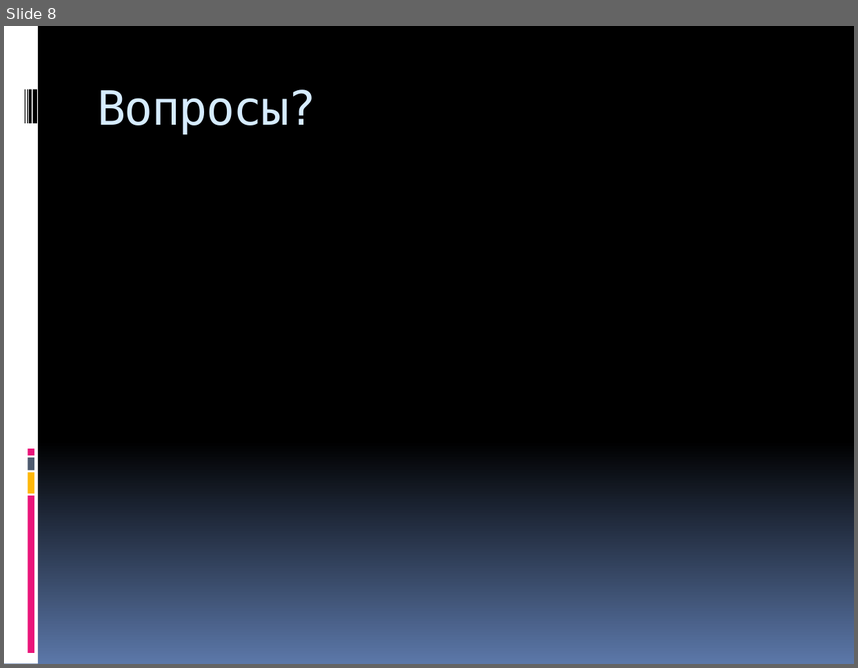
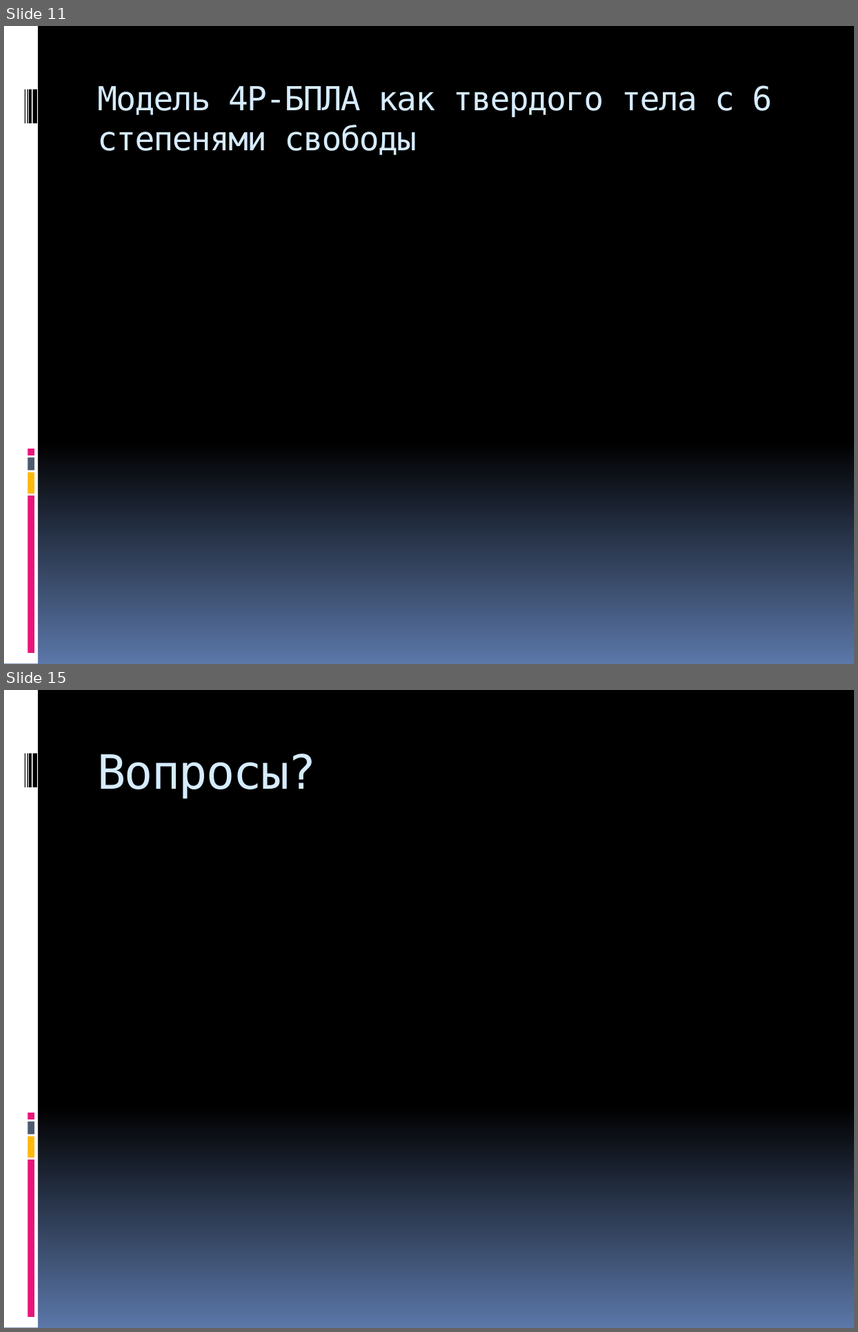
Before and after one commit to Jacobi20/quadro-xds, a slide deck: Docs/Medias2012.pptx. Shown one above the other, each under a label of ours: slide 8 before the commit, slides 11 and 15 after it; the slides between them are not shown. The pictures are 858x668 and 858x1332 pixels, drawn with LibreOffice and Linux fonts; fonts in the diff are those of the drawing. Boxes give left, top, right and bottom in pixels: in the first picture for what was removed or moved away, otherwise in the second. Text is boxed around its words. In the diff, an @@ line names an element or a change of style, - is before the commit and + after.

```diff
--- a/Docs/Medias2012.pptx
+++ b/Docs/Medias2012.pptx
@@ slide 11 added at [4,26,854,664], background gradient #000000 to #5B77A8; not listed: 9 template elements that a slide beside it also shows @@
@@ title added at [97,85,772,155], 28 pt, text #D6ECFF @@
+Модель 4Р-БПЛА как твердого тела с 6 степенями свободы
@@ what was slide 8 is now slide 15 @@
```
Also in this commit, not shown: 2 slides changed, 6 other slides added.
